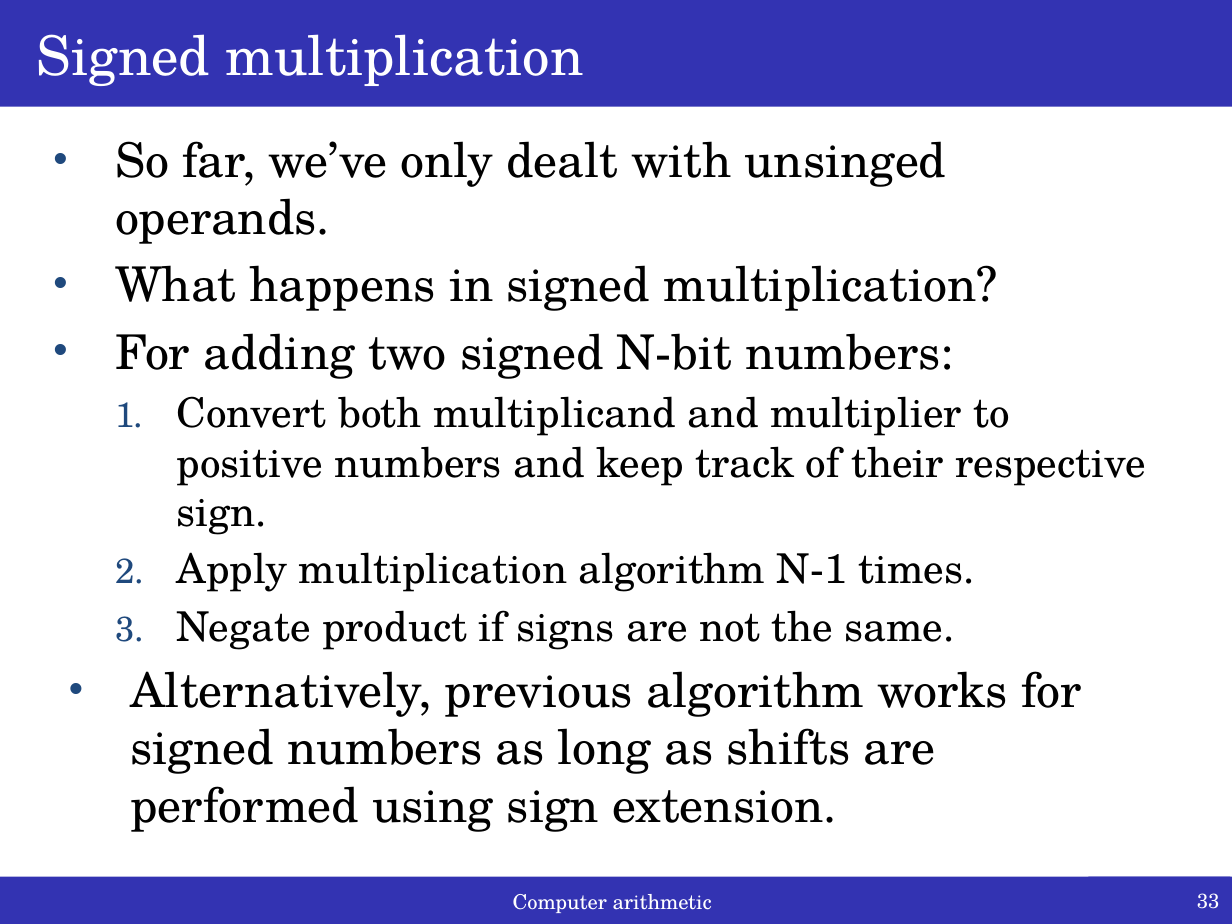
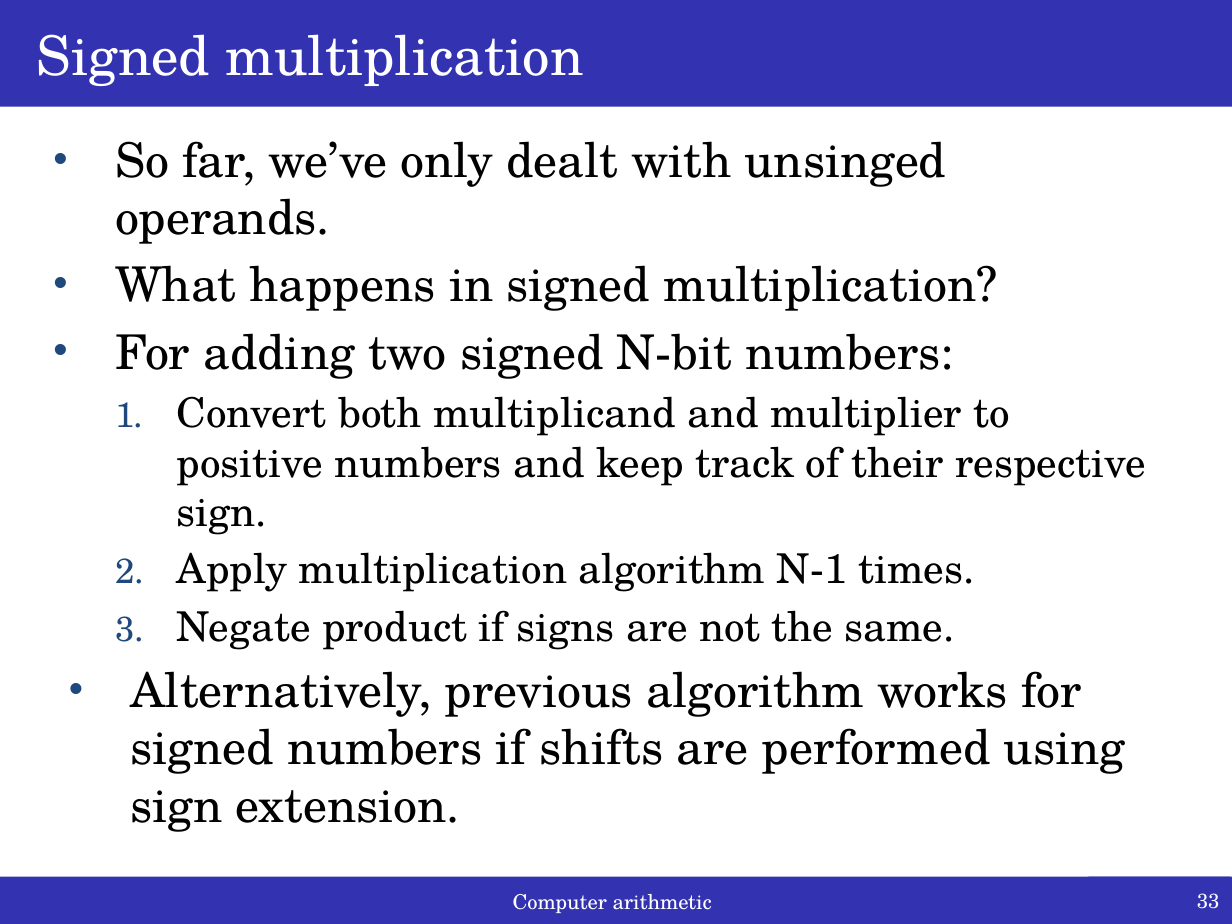
Before and after one commit to iperezan-itesm/05-TC2009B-Aug2021, a slide deck: slide 33 of lectures/weekly_slides/M1.3_Mult_Div/M1.3_Mult_Div.pptx. Drawn at 1232x924 pixels with LibreOffice and Linux fonts; fonts in the diff are those of the drawing. Boxes give left, top, right and bottom in pixels: in the first picture for what was removed or moved away, otherwise in the second. Text is boxed around its words. In the diff, an @@ line names an element or a change of style, - is before the commit and + after.

```diff
--- a/lectures/weekly_slides/M1.3_Mult_Div/M1.3_Mult_Div.pptx
+++ b/lectures/weekly_slides/M1.3_Mult_Div/M1.3_Mult_Div.pptx
@@ text at [130,671,1125,832]: text changed @@
-• Alternatively, previous algorithm works for signed numbers as long as shifts are performed using sign extension.
+• Alternatively, previous algorithm works for signed numbers if shifts are performed using sign extension.
```
Also in this commit, not shown: 2 other slides changed, 9 other files.
